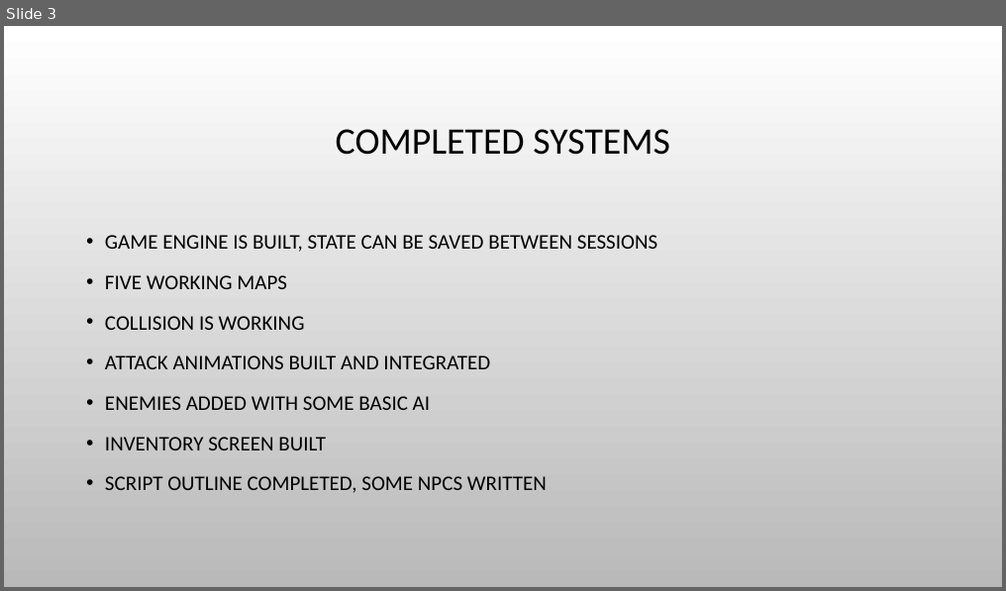
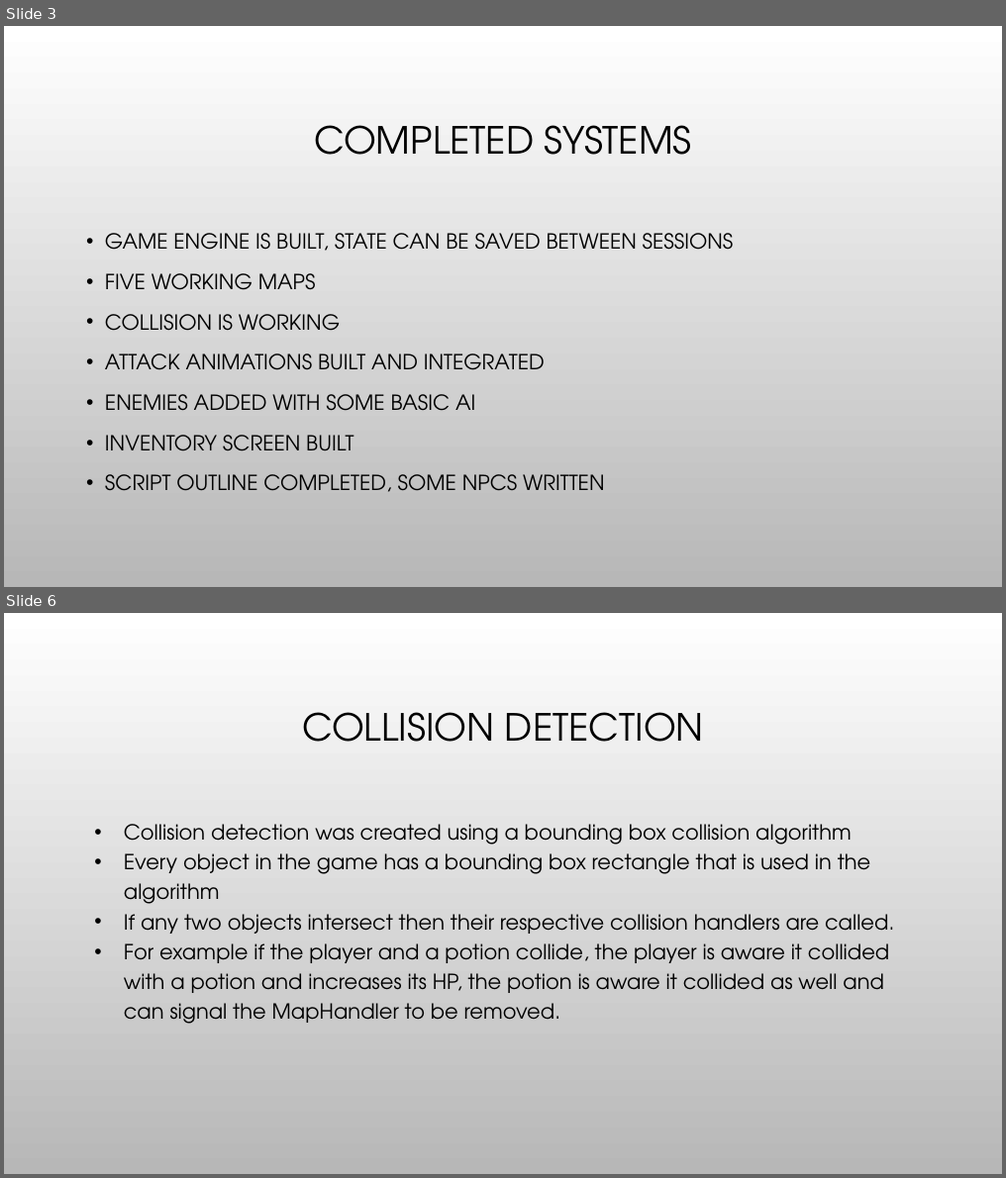
Before and after one commit to hanselrd/bubble-warrior-adventures, a slide deck: docs/presentation.pptx. Shown one above the other, each under a label of ours: slide 3 before the commit, slides 3 and 6 after it; the slides between them are not shown. The pictures are 1006x591 and 1006x1178 pixels, drawn with LibreOffice and Linux fonts; fonts in the diff are those of the drawing; background and template pictures are left out. Boxes give left, top, right and bottom in pixels: in the first picture for what was removed or moved away, otherwise in the second. Text is boxed around its words. In the diff, an @@ line names an element or a change of style, - is before the commit and + after.

```diff
--- a/docs/presentation.pptx
+++ b/docs/presentation.pptx
@@ slide 6 added at bbox=[4, 613, 1002, 1174], background picture (left out) @@
@@ title added at bbox=[302, 712, 704, 742], 36 pt, text #000000 @@
+COLLISION DETECTION
@@ text added at bbox=[124, 824, 894, 1024], 20 pt, text #000000 @@
+• Collision detection was created using a bounding box collision algorithm
+• Every object in the game has a bounding box rectangle that is used in the algorithm
+• If any two objects intersect then their respective collision handlers are called.
+• For example if the player and a potion collide, the player is aware it collided with a potion and increases its HP, the potion is aware it collided as well and can signal the MapHandler to be removed.
@@ slide 3 changed as well @@
@@ title "COMPLETED SYSTEMS" at bbox=[314, 125, 692, 155]: font Calibri to TeX Gyre Adventor; indent changed @@
@@ text "GAME ENGINE IS BUILT, STATE ..." at bbox=[105, 233, 734, 492]: font Calibri to TeX Gyre Adventor; less space between paragraphs @@
```
Also in this commit, not shown: 4 other slides changed, 3 other slides added.
